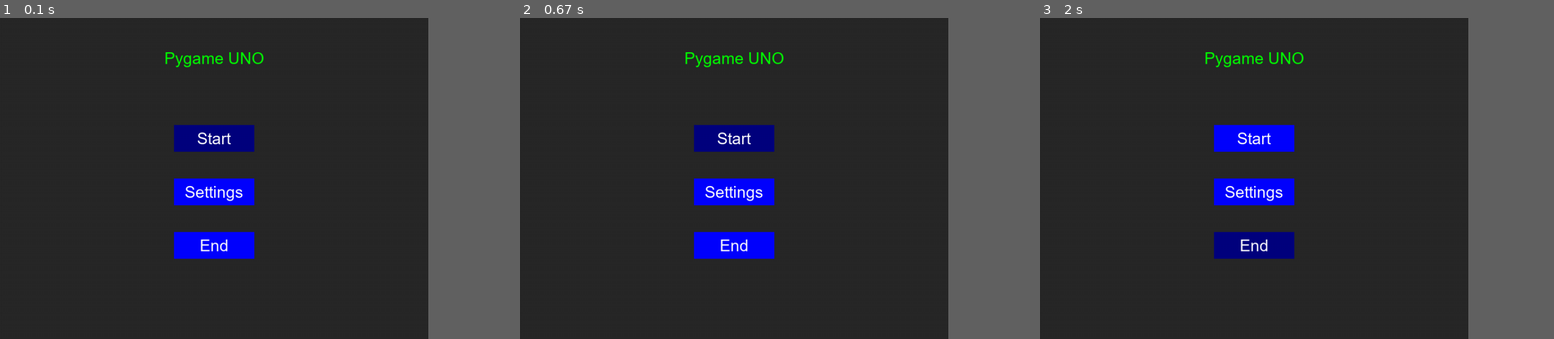
Above: before the commit, frames 1-3 (left to right).
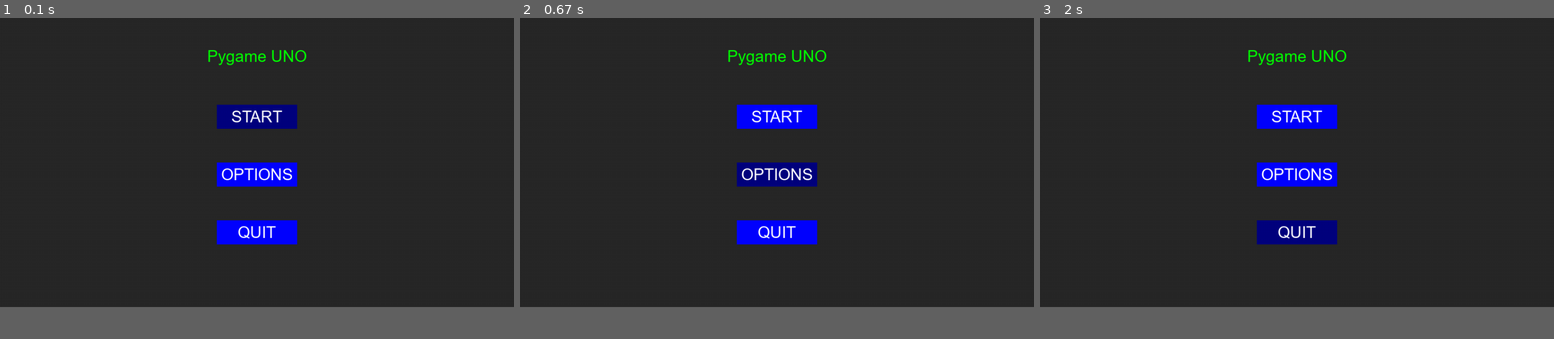
Above: after the commit, the same moments.

Repository: jrsky723/pygameuno
Game: pygame game, started from main.py
The game is run twice, just before and just after one commit, with the same random seed, the same clock (stepped at 60 frames per second) and the same inputs.
Inputs (mouse positions are in pixels of both pictures, inside the frame that each line leads up to):
- Up to frame 1 (0.1 s): no input
- Up to frame 2 (0.67 s): press the mouse at (777, 175) at 0.37 s; move the mouse to (833, 165) at 0.47 s; release the mouse at (895, 156) at 0.6 s
- Up to frame 3 (2 s): press the mouse at (1297, 117) at 0.7 s; move the mouse to (1389, 191) at 0.8 s; release the mouse at (1487, 265) at 0.93 s; hold Up 1-1.3 s; hold Down 1.33-1.63 s; move the mouse to (1178, 104) at 1.37 s; hold Up from 1.67 s (still down)
In our replay, the window is 750x562 before the commit and 900x506 after it. These sizes can differ from the game's own. Grey fills any space a smaller window leaves; there, only what the larger window draws over its background counts as a difference.

The runs differ from the first frame. In frame 1, 7.1% of the frame differs, in the area x 32-60%, y 9-76%; in frame 2, 7.3%; in frame 3, 7.1%.

Commit message:
Start Menu modified for  3 screen_size options

Diff:
--- a/classes/button.py
+++ b/classes/button.py
@@ -1,15 +1,39 @@
 import pygame
 from utils.fonts import get_text_surface
 from utils.color_conversion import darken_color
+from classes.text_box import TextBox
+from utils.constants import (
+    SCREEN_WIDTH,
+    SCREEN_HEIGHT,
+    BUTTON_WIDTH,
+    BUTTON_HEIGHT,
+    BUTTON_TEXT_COLOR,
+    BUTTON_COLOR,
+)
 
 
-class Button:
-    def __init__(self, x, y, width, height, text, text_color, background_color):
-        self.rect = pygame.Rect(x, y, width, height)
-        self.text = text
-        self.text_color = text_color
+class Button(TextBox):
+    def __init__(
+        self,
+        x,
+        y,
+        size,
+        text,
+        text_color=False,
+        width=False,
+        height=False,
+        background_color=False,
+    ):
+        if not text_color:
+            text_color = BUTTON_TEXT_COLOR
+        if not background_color:
+            background_color = BUTTON_COLOR
+        if not width:
+            width = BUTTON_WIDTH[size]
+        if not height:
+            height = BUTTON_HEIGHT[size]
+        super().__init__(x, y, size, text, text_color, width, height, background_color)
         self.origin_background_color = background_color
-        self.background_color = background_color
         self.darken_amount = 0.5
         self.darken_background_color = darken_color(
             self.background_color, self.darken_amount
@@ -21,12 +45,11 @@
         else:
             self.background_color = self.origin_background_color
         pygame.draw.rect(screen, self.background_color, self.rect)
-        text_surface = get_text_surface(self.text, "Arial", "medium", self.text_color)
         screen.blit(
-            text_surface,
+            self.text_surface,
             (
-                self.rect.x + self.rect.width / 2 - text_surface.get_width() / 2,
-                self.rect.y + self.rect.height / 2 - text_surface.get_height() / 2,
+                self.x + (self.width - self.text_surface.get_width()) / 2,
+                self.y + (self.height - self.text_surface.get_height()) / 2,
             ),
         )
 
--- a/classes/text_box.py
+++ b/classes/text_box.py
@@ -1,21 +1,48 @@
 import pygame
 from utils.fonts import get_text_surface
+from utils.constants import SCREEN_WIDTH, SCREEN_HEIGHT, TEXT_COLOR
+
 
 class TextBox:
-    def __init__(self, x, y, width, height, text, text_color, background_color=False):
-        self.rect = pygame.Rect(x, y, width, height)
+    def __init__(
+        self,
+        x,
+        y,
+        size,
+        text,
+        text_color=TEXT_COLOR,
+        width=False,
+        height=False,
+        background_color=False,
+    ):
+        self.x = x
+        self.y = y
         self.text = text
+        self.size = size
         self.text_color = text_color
+        self.text_surface = get_text_surface(
+            self.text, "Arial", self.size, self.text_color
+        )
+        if width:
+            self.width = width
+        else:
+            self.width = self.text_surface.get_width()
+        if height:
+            self.height = height
+        else:
+            self.height = self.text_surface.get_height()
+        if self.x == "center":
+            self.x = (SCREEN_WIDTH[self.size] - self.width) / 2
+        if x == "right":
+            self.x = SCREEN_WIDTH[self.size] - self.width
+        if y == "center":
+            self.y = (SCREEN_HEIGHT[self.size] - self.height) / 2
+        if self.y == "bottom":
+            self.y = SCREEN_HEIGHT[self.size] - self.height
+        self.rect = pygame.Rect(self.x, self.y, self.width, self.height)
         self.background_color = background_color
 
     def draw(self, screen):
         if self.background_color:
             pygame.draw.rect(screen, self.background_color, self.rect)
-        text_surface = get_text_surface(self.text, "Arial", "medium", self.text_color)
-        screen.blit(
-            text_surface,
-            (
-                self.rect.x + self.rect.width / 2 - text_surface.get_width() / 2,
-                self.rect.y + self.rect.height / 2 - text_surface.get_height() / 2,
-            ),
-        )
+        screen.blit(self.text_surface, self.rect)
--- a/main.py
+++ b/main.py
@@ -1,17 +1,21 @@
 import pygame
+from screens.start_menu import StartMenu
+from utils.helpers import load_options
 from utils.constants import *
-from screens.start_menu import StartMenu
 
 FPS = 60
 
 if __name__ == "__main__":
     pygame.init()
     pygame.display.set_caption("Pygame Uno")
-
-    screen = pygame.display.set_mode((SCREEN_WIDTH, SCREEN_HEIGHT))
+    options = load_options()
+    screen_size = options["screen_size"]
+    screen = pygame.display.set_mode(
+        (SCREEN_WIDTH[screen_size], SCREEN_HEIGHT[screen_size])
+    )
     clock = pygame.time.Clock()
 
-    start_menu = StartMenu(screen)
+    start_menu = StartMenu(screen, options)
 
     while True:
         clock.tick(FPS)
--- a/screens/game_screen.py
+++ b/screens/game_screen.py
@@ -1,5 +1,5 @@
 class GameScreen:
-    def __init__(self, screen):
+    def __init__(self, screen, options):
         pass
 
     def run(self):
--- /dev/null
+++ b/screens/options_menu.py
@@ -0,0 +1,134 @@
+import pygame
+from classes.button import Button
+from classes.text_box import TextBox
+from screens.screen import Screen
+from utils.constants import *
+from utils.helpers import save_options
+
+
+class OptionsMenu(Screen):
+    def __init__(self, screen, options):
+        super().__init__(screen, options)
+
+    def run(self):
+        print("Options Screen Running")
+        pass
+
+    # def __init__(self, screen, options):
+    #     self.title = TextBox(
+    #         x="center",
+    #         y=self.screen_height // 10,
+    #         size=self.screen_size,
+    #         text="OPTIONS",
+    #         text_color=GREEN,
+    #     )
+    #     self.texts = [
+    #         TextBox(
+    #             x=self.screen_width // 8,
+    #             y=self.screen_height // 10 * 3,
+    #             size=self.screen_size,
+    #             text="SCREEN SIZE",
+    #         ),
+    #         TextBox(
+    #             x=self.screen_width // 8,
+    #             y=self.screen_height // 10 * 5,
+    #             size=self.screen_size,
+    #             text="VOLUME",
+    #         ),
+    #         TextBox(
+    #             x=self.screen_width // 8,
+    #             y=self.screen_height // 10 * 7,
+    #             size=self.screen_size,
+    #             text="COLOR BLIND",
+    #         ),
+    #     ]
+    #     self.screen_size_buttons = [
+    #         Button(
+    #             x=self.screen_width // 8 * 5,
+    #             y=self.screen_height // 10 * 3,
+    #             size=self.screen_size,
+    #             text="SMALL",
+    #         ),
+    #         Button(
+    #             x=self.screen_width // 8 * 6,
+    #             y=self.screen_height // 10 * 3,
+    #             size=self.screen_size,
+    #             text="MEDIUM",
+    #         ),
+    #         Button(
+    #             x=self.screen_width // 8 * 7,
+    #             y=self.screen_height // 10 * 3,
+    #             size=self.screen_size,
+    #             text="LARGE",
+    #         ),
+    #     ]
+    #     self.save_and_back_button = Button(
+    #         x="center",
+    #         y=self.screen_height // 10 * 9,
+    #         size=self.screen_size,
+    #         text="SAVE AND BACK",
+    #     )
+    #     self.selected_button = 0
+
+    # def draw(self):
+    #     self.screen.fill(BLACK)
+    #     self.title.draw(self.screen)
+    #     for text in self.texts:
+    #         text.draw(self.screen)
+    #     for button in self.screen_size_buttons:
+    #         button.draw(self.screen)
+
+    #     self.screen = screen
+    #     self.options = options
+    #     self.background_color = BACKGROUND_COLOR
+    #     self.width_text_box = TextBox(
+    #         self.screen_width//8, , 200, 50, self.options["width"]
+    #     )
+    #     self.height_text_box = TextBox(
+    #         self.screen_width//8, 300, 200, 50, self.options["height"]
+    #     )
+    #     self.volume_text_box = TextBox(
+    #         self.screen_width//8, 400, 200, 50, self.options["volume"]
+    #     )
+    #     self.color_blind_button = Button(
+    #         self.screen,
+    #         300,
+    #         500,
+    #         200,
+    #         50,
+    #         "Color Blind: " + str(self.options["color_blind"]),
+    #     )
+    #     self.back_button = Button(self.screen, 300, 600, 200, 50, "Back")
+
+    # def draw(self):
+    #     self.screen.fill(BLACK)
+
+    #     self.width_text_box.draw()
+    #     self.height_text_box.draw()
+    #     self.volume_text_box.draw()
+    #     self.color_blind_button.draw()
+    #     self.back_button.draw()
+
+    #     pygame.display.update()
+
+    # def run(self):
+    #     self.width_text_box.update()
+    #     self.height_text_box.update()
+    #     self.volume_text_box.update()
+    #     self.color_blind_button.update()
+    #     self.back_button.update()
+
+    #     if self.color_blind_button.clicked:
+    #         self.options["color_blind"] = not self.options["color_blind"]
+    #         self.color_blind_button.text = "Color Blind: " + str(
+    #             self.options["color_blind"]
+    #         )
+
+    #     if self.back_button.clicked:
+    #         self.options["width"] = self.width_text_box.text
+    #         self.options["height"] = self.height_text_box.text
+    #         self.options["volume"] = self.volume_text_box.text
+    #         save_options(self.options)
+    #         return "start_menu"
+
+    #     self.draw()
--- /dev/null
+++ b/screens/screen.py
@@ -0,0 +1,33 @@
+import pygame
+from utils.constants import SCREEN_WIDTH, SCREEN_HEIGHT, BACKGROUND_COLOR
+
+
+class Screen:
+    def __init__(self, screen, options):
+        self.screen = screen
+        self.options = options
+        self.screen_size = options["screen_size"]
+        self.screen_width = SCREEN_WIDTH[self.screen_size]
+        self.screen_height = SCREEN_HEIGHT[self.screen_size]
+        self.background_color = BACKGROUND_COLOR
+
+    def handle_quit_event(self, event):
+        if event.type == pygame.QUIT:
+            pygame.quit()
+            quit()
+
+    def process_events(self):
+        pass
+
+    def update(self):
+        pass
+
+    def draw(self):
+        pass
+
+    def run(self):
+        while True:
+            self.process_events()
+            self.update()
+            self.draw()
+            pygame.display.update()
--- a/screens/settings_menu.py
+++ /dev/null
@@ -1,50 +0,0 @@
-import pygame
-from utils.constants import *
-from utils.fonts import get_text_surface
-
-
-class SettingsMenu:
-    pass
-
-    def __init__(self, screen):
-        self.screen = screen
-        self.background_color = BACKGROUND_COLOR
-        self.back_button = pygame.Rect(20, 20, 100, 50)
-        self.back_text = get_text_surface("Back", "Arial", "medium", TEXT_COLOR)
-        self.is_back = False
-
-    def process_events(self):
-        for event in pygame.event.get():
-            if event.type == pygame.QUIT:
-                self.is_running = False
-            elif event.type == pygame.MOUSEBUTTONUP:
-                pos = pygame.mouse.get_pos()
-                if self.back_button.collidepoint(pos):
-                    self.is_back = True
-
-    def update(self):
-        pass
-
-    def draw(self):
-        self.screen.fill(self.background_color)
-        pygame.draw.rect(self.screen, BUTTON_COLOR, self.back_button)
-        self.screen.blit(
-            self.back_text,
-            (
-                self.back_button.x
-                + self.back_button.width / 2
-                - self.back_text.get_width() / 2,
-                self.back_button.y
-                + self.back_button.height / 2
-                - self.back_text.get_height() / 2,
-            ),
-        )
-
-    def run(self):
-        while True:
-            self.process_events()
-            self.update()
-            self.draw()
-            pygame.display.update()
-            if self.is_back:
-                return
--- a/screens/start_menu.py
+++ b/screens/start_menu.py
@@ -1,60 +1,49 @@
 import pygame
 from utils.constants import *
+from screens.screen import Screen
 from screens.game_screen import GameScreen
-from screens.settings_menu import SettingsMenu
+from screens.options_menu import OptionsMenu
 from classes.button import Button
 from classes.text_box import TextBox
 
 
-class StartMenu:
-    def __init__(self, screen):
-        self.screen = screen
-        self.background_color = BACKGROUND_COLOR
-        self.title = TextBox( (SCREEN_WIDTH / 2) - 75,
-            50,
-            150,
-            50,
-            "Pygame UNO",
-            GREEN,
-            )
-        self.start_button = Button(
-            (SCREEN_WIDTH / 2) - 75,
-            SCREEN_HEIGHT / 2 - 100,
-            150,
-            50,
-            "Start",
-            TEXT_COLOR,
-            BUTTON_COLOR,
+class StartMenu(Screen):
+    def __init__(self, screen, options):
+        super().__init__(screen, options)
+        self.title = TextBox(
+            x="center",
+            y=self.screen_height // 10,
+            size=self.screen_size,
+            text="Pygame UNO",
+            text_color=GREEN,
         )
-        self.settings_button = Button(
-            (SCREEN_WIDTH / 2) - 75,
-            SCREEN_HEIGHT / 2,
-            150,
-            50,
-            "Settings",
-            TEXT_COLOR,
-            BUTTON_COLOR,
-        )
-        self.end_button = Button(
-            (SCREEN_WIDTH / 2) - 75,
-            SCREEN_HEIGHT / 2 + 100,
-            150,
-            50,
-            "End",
-            TEXT_COLOR,
-            BUTTON_COLOR,
-        )
-        self.is_running = True
-        self.buttons = [self.start_button, self.settings_button, self.end_button]
+        self.buttons = [
+            Button(
+                x="center",
+                y=self.screen_height // 10 * 3,
+                size=self.screen_size,
+                text="START",
+            ),
+            Button(
+                x="center",
+                y=self.screen_height // 10 * 5,
+                size=self.screen_size,
+                text="OPTIONS",
+            ),
+            Button(
+                x="center",
+                y=self.screen_height // 10 * 7,
+                size=self.screen_size,
+                text="QUIT",
+            ),
+        ]
         self.selected_button = 0
 
     def process_events(self):
         for event in pygame.event.get():
-            if event.type == pygame.QUIT:
-                pygame.quit()
-                quit()
+            self.handle_quit_event(event)
             # Mouse Controls
-            elif event.type == pygame.MOUSEMOTION:
+            if event.type == pygame.MOUSEMOTION:
                 pos = pygame.mouse.get_pos()
                 for i, button in enumerate(self.buttons):
                     if button.is_on_mouse(pos):
@@ -75,9 +64,6 @@
                 elif event.key == pygame.K_RETURN:
                     self.select_button()
 
-    def update(self):
-        pass
-
     def draw(self):
         self.screen.fill(self.background_color)
         self.title.draw(self.screen)
@@ -89,26 +75,19 @@
         if self.selected_button == 0:
             self.start_game()
         elif self.selected_button == 1:
-            self.settings()
+            self.open_options()
         elif self.selected_button == 2:
-            self.end()
+            self.quit_game()
 
     def start_game(self):
-        game_screen = GameScreen(self.screen)
+        game_screen = GameScreen(self.screen, self.options)
         game_screen.run()
         pass
 
-    def settings(self):
-        settings_menu = SettingsMenu(self.screen)
-        settings_menu.run()
+    def open_options(self):
+        options_menu = OptionsMenu(self.screen, self.options)
+        options_menu.run()
 
-    def end(self):
+    def quit_game(self):
         pygame.quit()
         quit()
-
-    def run(self):
-        while True:
-            self.process_events()
-            self.update()
-            self.draw()
-            pygame.display.update()
--- a/utils/constants.py
+++ b/utils/constants.py
@@ -1,8 +1,20 @@
 import os
 
-# Screen dimensions
-SCREEN_WIDTH = 800
-SCREEN_HEIGHT = 600
+SIZE_RATIO = {"small": 3, "medium": 4, "large": 5}
+
+# Screen properties
+SCREEN_WIDTH_BASE = 320
+SCREEN_HEIGHT_BASE = 180
+SCREEN_WIDTH = {
+    "small": SCREEN_WIDTH_BASE * SIZE_RATIO["small"],
+    "medium": SCREEN_WIDTH_BASE * SIZE_RATIO["medium"],
+    "large": SCREEN_WIDTH_BASE * SIZE_RATIO["large"],
+}
+SCREEN_HEIGHT = {
+    "small": SCREEN_HEIGHT_BASE * SIZE_RATIO["small"],
+    "medium": SCREEN_HEIGHT_BASE * SIZE_RATIO["medium"],
+    "large": SCREEN_HEIGHT_BASE * SIZE_RATIO["large"],
+}
 
 # Colors
 BLACK = (0, 0, 0)
@@ -11,16 +23,52 @@
 GREEN = (0, 255, 0)
 BLUE = (0, 0, 255)
 YELLOW = (255, 255, 0)
-BACKGROUND_COLOR = (40, 40, 40)
+DARK_GRAY = (40, 40, 40)
+
+# Default colors
+BACKGROUND_COLOR = DARK_GRAY
 TEXT_COLOR = WHITE
 
+# Font properties
+FONT_SIZE_BASE = 10
+FONT_SIZES = {
+    "small": FONT_SIZE_BASE * SIZE_RATIO["small"],
+    "medium": FONT_SIZE_BASE * SIZE_RATIO["medium"],
+    "large": FONT_SIZE_BASE * SIZE_RATIO["large"],
+}
+
 # Card properties
-CARD_WIDTH = 70
-CARD_HEIGHT = 100
-CARD_SIZE = (CARD_WIDTH, CARD_HEIGHT)
-CARD_CENTER = (CARD_WIDTH // 2, CARD_HEIGHT // 2)
+CARD_WIDTH_BASE = 30
+CARD_HEIGHT_BASE = 40
+CARD_WIDTH = {
+    "small": CARD_WIDTH_BASE * SIZE_RATIO["small"],
+    "medium": CARD_WIDTH_BASE * SIZE_RATIO["medium"],
+    "large": CARD_WIDTH_BASE * SIZE_RATIO["large"],
+}
+CARD_HEIGHT = {
+    "small": CARD_HEIGHT_BASE * SIZE_RATIO["small"],
+    "medium": CARD_HEIGHT_BASE * SIZE_RATIO["medium"],
+    "large": CARD_HEIGHT_BASE * SIZE_RATIO["large"],
+}
+
+CARD_COLOR = WHITE
+CARD_HOVER_COLOR = YELLOW
+
 
 # Button properties
+BUTTON_WIDTH_BASE = 50
+BUTTON_HEIGHT_BASE = 15
+BUTTON_WIDTH = {
+    "small": BUTTON_WIDTH_BASE * SIZE_RATIO["small"],
+    "medium": BUTTON_WIDTH_BASE * SIZE_RATIO["medium"],
+    "large": BUTTON_WIDTH_BASE * SIZE_RATIO["large"],
+}
+BUTTON_HEIGHT = {
+    "small": BUTTON_HEIGHT_BASE * SIZE_RATIO["small"],
+    "medium": BUTTON_HEIGHT_BASE * SIZE_RATIO["medium"],
+    "large": BUTTON_HEIGHT_BASE * SIZE_RATIO["large"],
+}
+BUTTON_TEXT_COLOR = WHITE
 BUTTON_COLOR = BLUE
 BUTTON_HOVER_COLOR = GREEN
 
--- a/utils/fonts.py
+++ b/utils/fonts.py
@@ -1,13 +1,8 @@
 import pygame
+from utils.constants import TEXT_COLOR, FONT_SIZES
 
 # Font directory
 FONTS_DIR = "assets/fonts"
-
-# Font sizes
-FONT_SIZES = {"small": 20, "medium": 30, "large": 40}
-
-# Font colors
-TEXT_COLOR = (255, 255, 255)
 
 
 def load_font(font_name, font_size):
--- a/utils/helpers.py
+++ b/utils/helpers.py
@@ -1,8 +1,44 @@
 import os
 import pygame
+import json
+
+# Image helper functions
 
 
-# Helper function to load an image file
 def load_image(file_path):
     full_path = os.path.join("assets", file_path)
     return pygame.image.load(full_path).convert_alpha()
+
+
+# Options helper functions
+
+
+def load_options():
+    try:
+        with open("options.json", "r") as f:
+            options = json.load(f)
+        options = validate_options(options)
+    except FileNotFoundError:
+        options = {
+            "screen_size": "small",
+            "volume": 100,
+            "color_blind": False,
+        }
+        save_options(options)
+    return options
+
+
+def validate_options(options):
+    if options["screen_size"] not in {"small", "medium", "large"}:
+        options["screen_size"] = "small"
+    if not 0 <= options["volume"] <= 100:
+        options["volume"] = 100
+    if not isinstance(options["color_blind"], bool):
+        options["color_blind"] = False
+    save_options(options)
+    return options
+
+
+def save_options(options):
+    with open("options.json", "w") as f:
+        json.dump(options, f)
Not shown, changed: README.md
Not shown, changed: .gitignore
